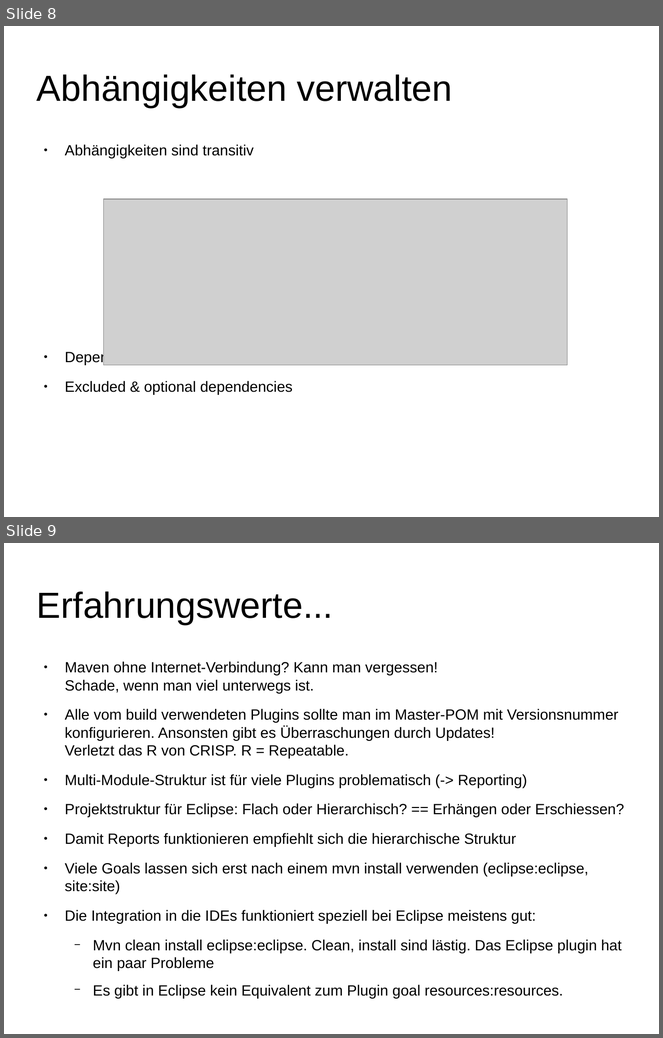
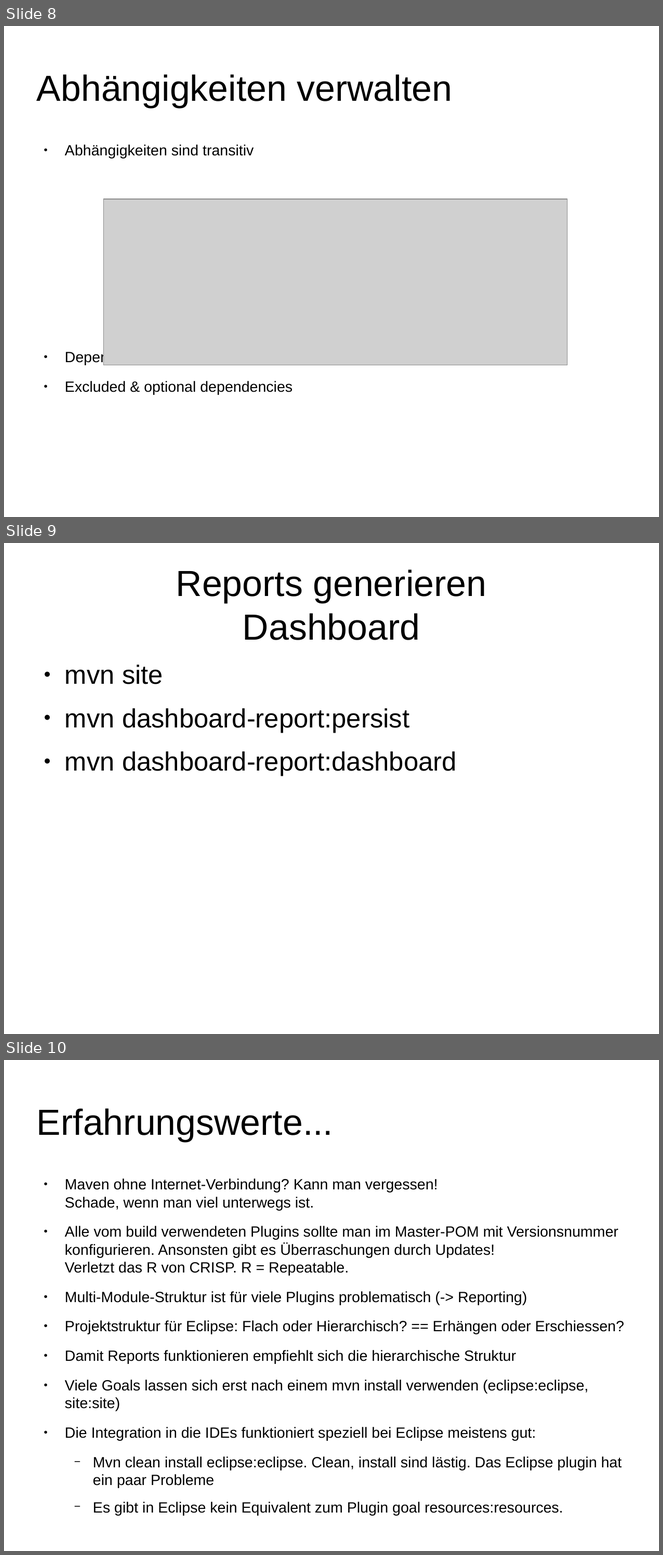
Before and after one commit to herrwieger/experttrainingbuildsystems, a slide deck: praesentationen/maven2.odp. Shown one above the other, each under a label of ours: slides 8 and 9 before the commit, slides 8, 9 and 10 after it. The pictures are 663x1038 and 663x1555 pixels, drawn with LibreOffice and Linux fonts; fonts in the diff are those of the drawing; grey boxes stand for pictures. Boxes give left, top, right and bottom in pixels: in the first picture for what was removed or moved away, otherwise in the second. Text is boxed around its words. In the diff, an @@ line names an element or a change of style, - is before the commit and + after.

Commit message:
aktualisiert

```diff
--- a/praesentationen/maven2.odp
+++ b/praesentationen/maven2.odp
@@ slide 9 added at (x1=4, y1=543, x2=659, y2=1034), background #FFFFFF @@
@@ title added at (x1=176, y1=570, x2=487, y2=640), 44 pt, text #000000 @@
+Reports generieren
+Dashboard
@@ text added at (x1=65, y1=665, x2=457, y2=776), 32 pt, text #000000 @@
+● mvn site
+● mvn dashboard-report:persist
+● mvn dashboard-report:dashboard
@@ what was slide 9 is now slide 10 @@
```
